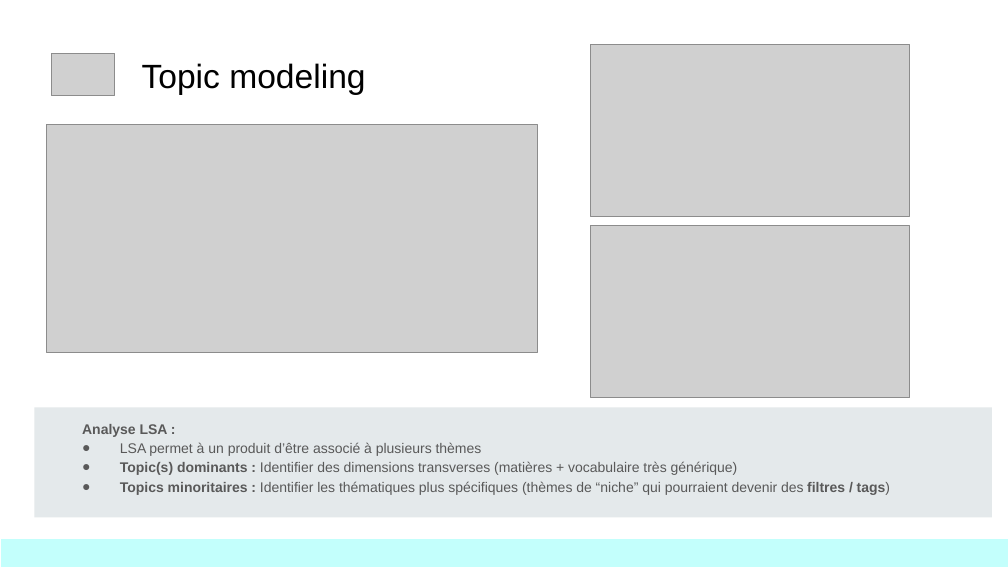
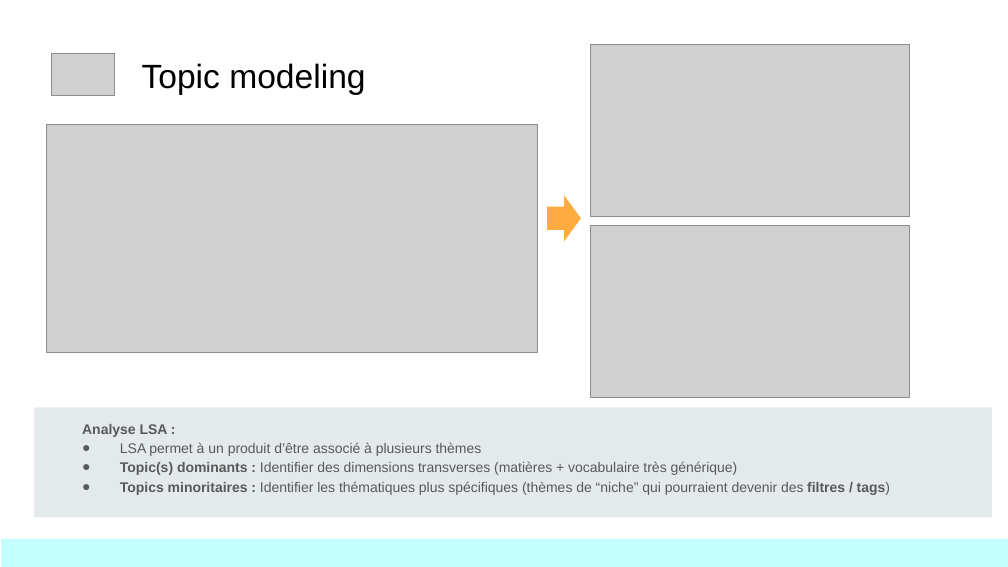
Before and after one commit to jyvuillequez/Bloc_03_Projet_North_Face, a slide deck: slide 8 of présentation/Bloc_03_Projet_North_Face.pptx (slide 7 before the commit). Drawn at 1008x567 pixels with LibreOffice and Linux fonts; fonts in the diff are those of the drawing; grey boxes stand for pictures. Boxes give left, top, right and bottom in pixels: in the first picture for what was removed or moved away, otherwise in the second. Text is boxed around its words. In the diff, an @@ line names an element or a change of style, - is before the commit and + after.

Commit message:
MAJ présentation

```diff
--- a/présentation/Bloc_03_Projet_North_Face.pptx
+++ b/présentation/Bloc_03_Projet_North_Face.pptx
@@ right arrow added at (547,196,581,242), fill #FFAB40 @@
```
Also in this commit, not shown: 1 other slide changed, 1 slide added, 1 other file.
